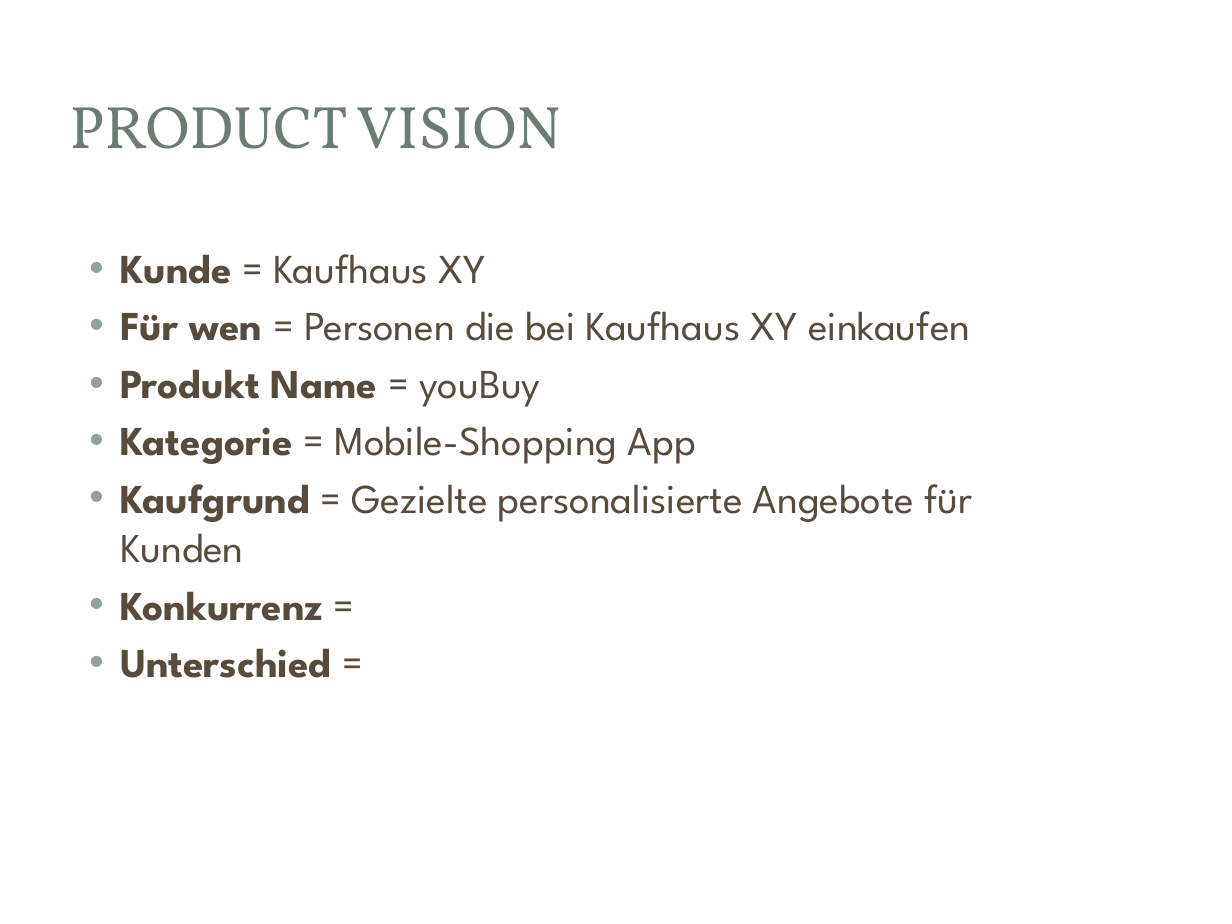
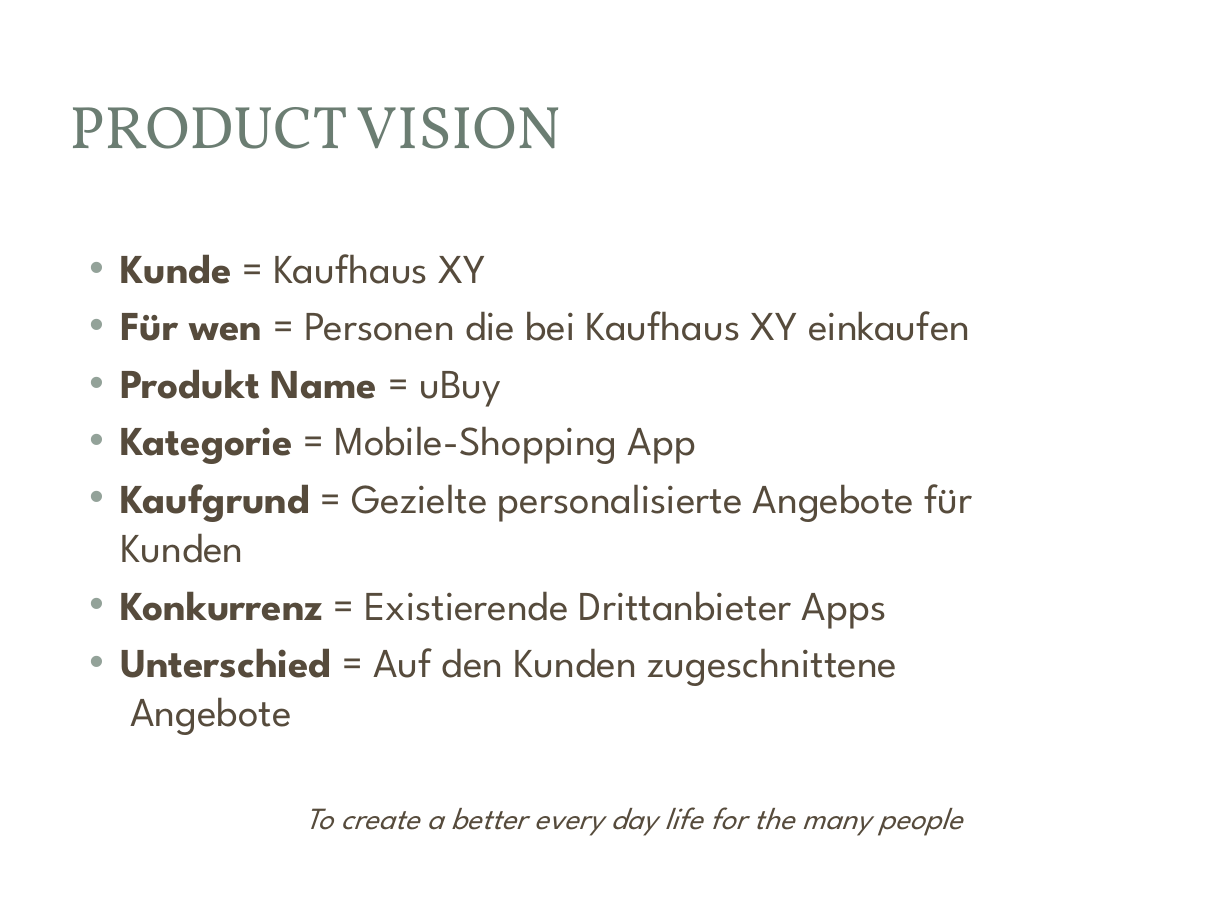
Before and after one commit to lightstalker89/MIT_SAD, a slide deck: slide 4 of 4th_sem/ak_SAD/grill_murrent/Ausgwählte Kapitel SAD.pptx. Drawn at 1232x924 pixels with LibreOffice and Linux fonts; fonts in the diff are those of the drawing; background and template pictures are left out. Boxes give left, top, right and bottom in pixels: in the first picture for what was removed or moved away, otherwise in the second. Text is boxed around its words. In the diff, an @@ line names an element or a change of style, - is before the commit and + after.

```diff
--- a/4th_sem/ak_SAD/grill_murrent/Ausgwählte Kapitel SAD.pptx
+++ b/4th_sem/ak_SAD/grill_murrent/Ausgwählte Kapitel SAD.pptx
@@ text at bbox=[120, 369, 501, 407]: text changed @@
-• Produkt Name = youBuy
+• Produkt Name = uBuy
@@ text at bbox=[120, 591, 962, 836]: text changed; bold off @@
-• Konkurrenz =
-• Unterschied =
+• Konkurrenz = Existierende Drittanbieter Apps
+• Unterschied = Auf den Kunden zugeschnittene Angebote
+To create a better every day life for the many people
```
Also in this commit, not shown: 1 slide added, 1 slide removed.
